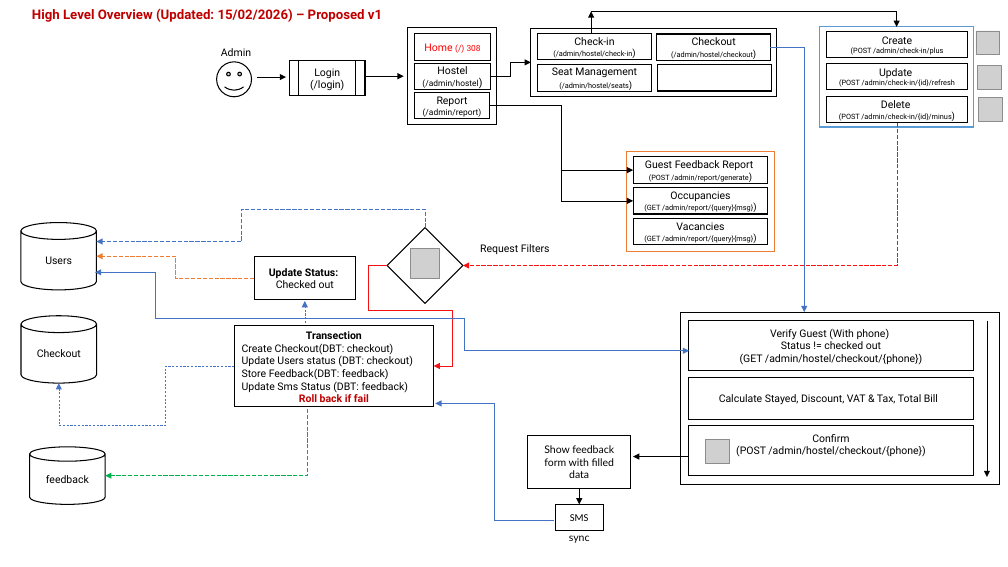
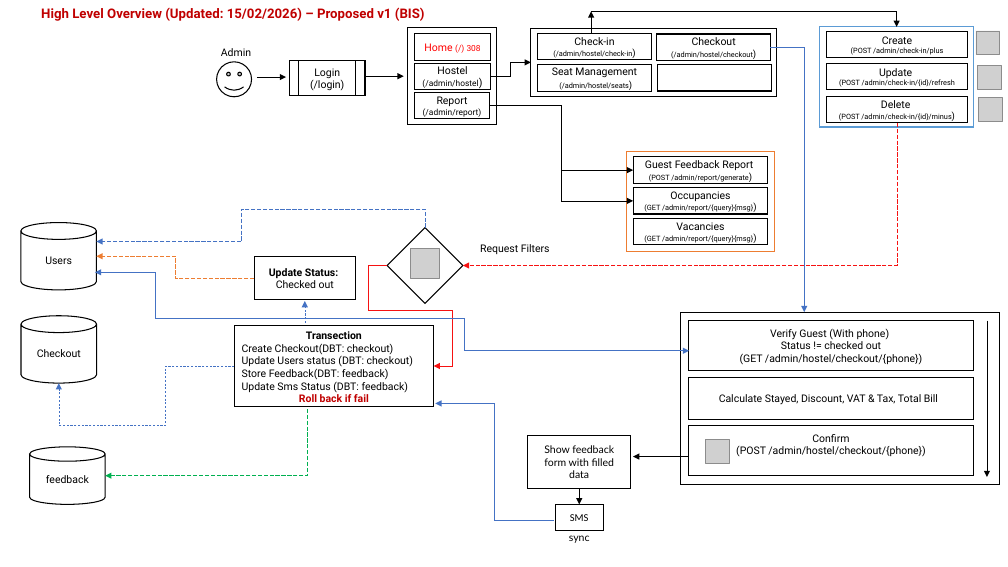
Before and after one commit to mdadalkhan/codebase, a slide deck: slide 3 of projects/biam_hostel_management/Overview.pptx. Drawn at 1008x567 pixels with LibreOffice and Linux fonts; fonts in the diff are those of the drawing; grey boxes stand for pictures; background and template pictures are left out. Boxes give left, top, right and bottom in pixels: in the first picture for what was removed or moved away, otherwise in the second. Text is boxed around its words. In the diff, an @@ line names an element or a change of style, - is before the commit and + after.

```diff
--- a/projects/biam_hostel_management/Overview.pptx
+++ b/projects/biam_hostel_management/Overview.pptx
@@ title at (41,7,425,21): text changed @@
-High Level Overview (Updated: 15/02/2026) – Proposed v1
+High Level Overview (Updated: 15/02/2026) – Proposed v1 (BIS)
```
Also in this commit, not shown: 2 other slides changed, 17 slides added, 3 slides removed, 12 other files.
